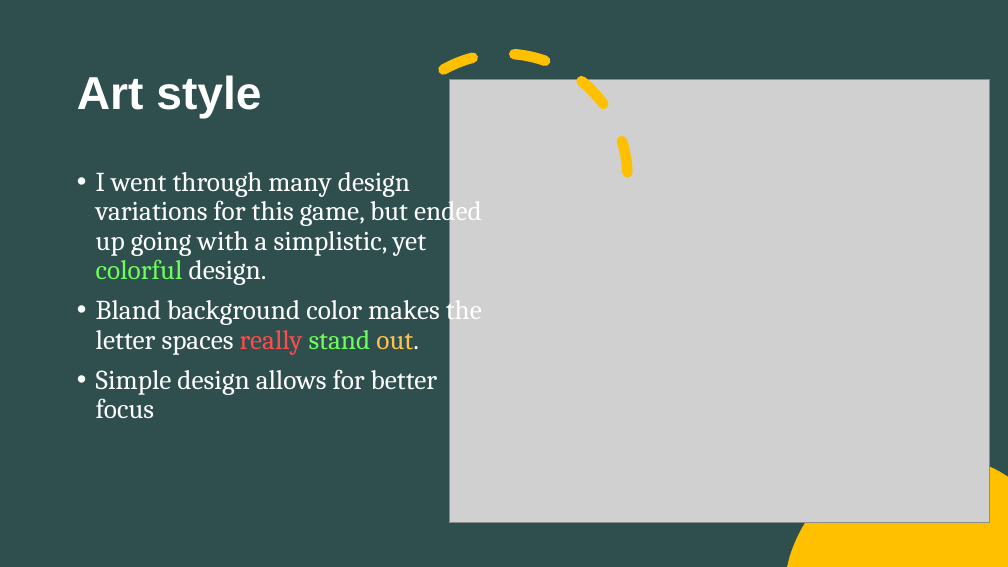
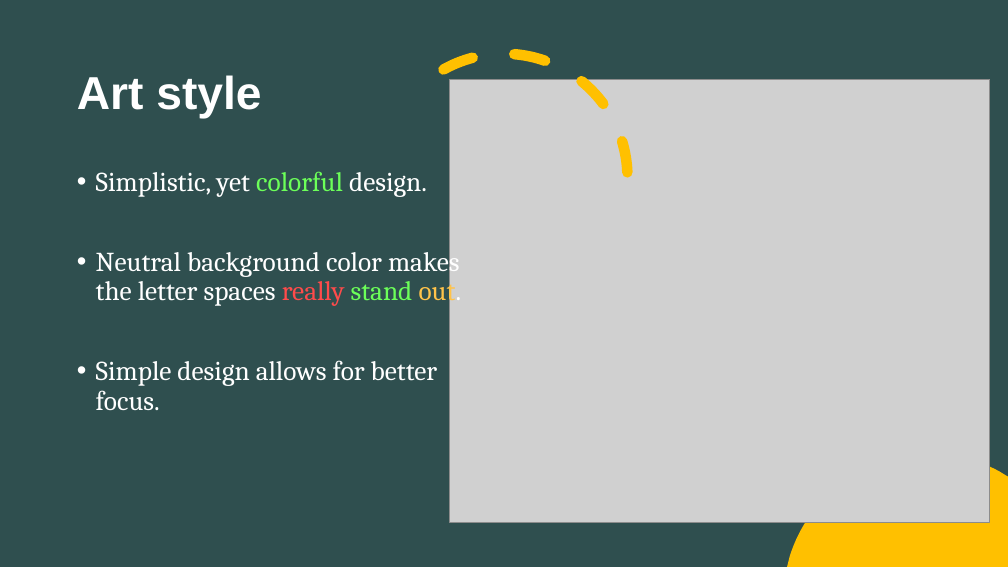
Before and after one commit to MatteoSalverio/ratlab, a slide deck: slide 13 of projects/crosswordle2/CrossWordle Presentation.pptx. Drawn at 1008x567 pixels with LibreOffice and Linux fonts; fonts in the diff are those of the drawing; grey boxes stand for pictures. Boxes give left, top, right and bottom in pixels: in the first picture for what was removed or moved away, otherwise in the second. Text is boxed around its words. In the diff, an @@ line names an element or a change of style, - is before the commit and + after.

```diff
--- a/projects/crosswordle2/CrossWordle Presentation.pptx
+++ b/projects/crosswordle2/CrossWordle Presentation.pptx
@@ text at (96, 171, 462, 410): text changed @@
-• I went through many design variations for this game, but ended up going with a simplistic, yet colorful design.
-• Bland background color makes the letter spaces really stand out.
-• Simple design allows for better focus
+• Simplistic, yet colorful design.
+• Neutral background color makes the letter spaces really stand out.
+• Simple design allows for better focus.
```
Also in this commit, not shown: 2 other slides changed, 12 other files.
